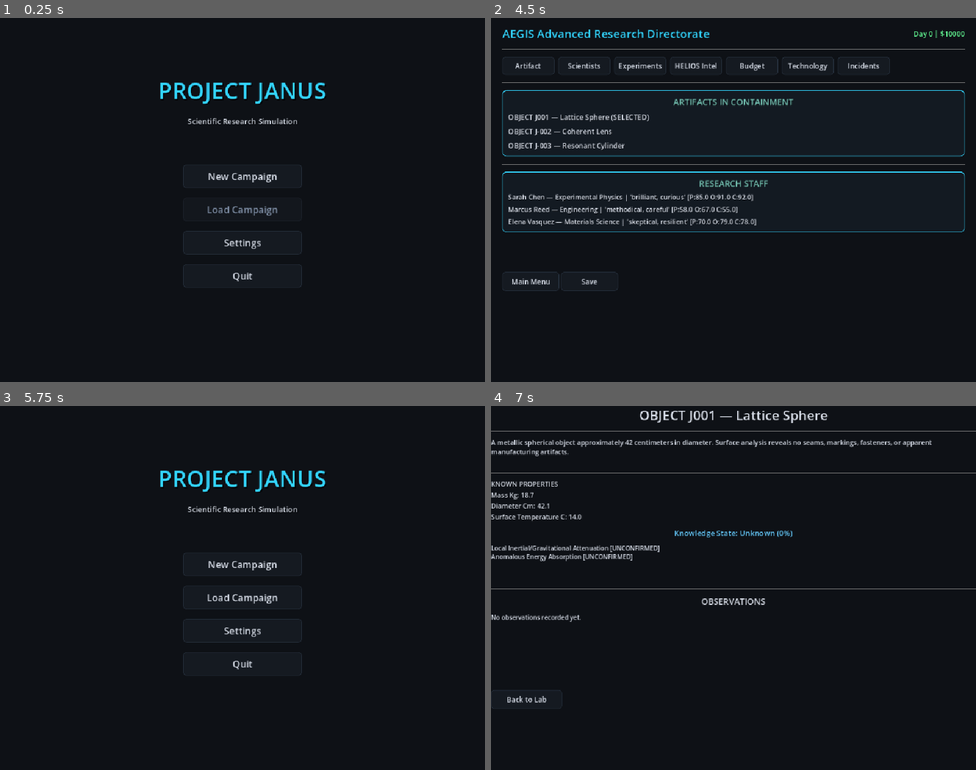
Above: before the commit, frames 1-4 (two rows, left to right).
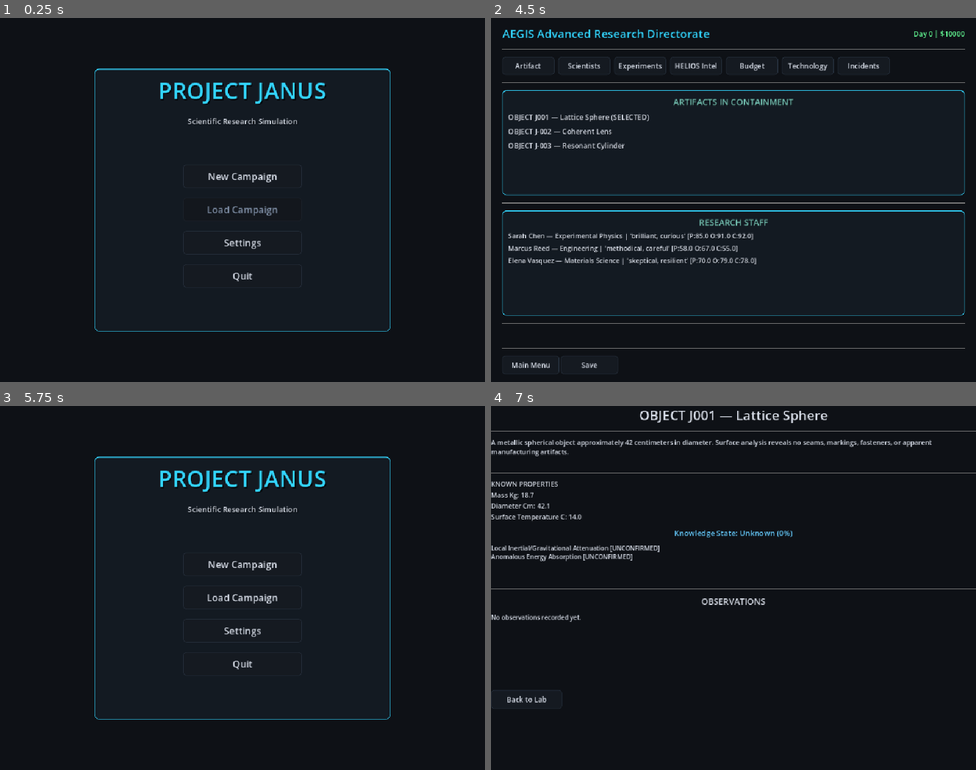
Above: after the commit, the same moments.

Repository: lutecian/project-janus
Game: Godot game, scene res://scenes/main/main_menu.tscn
Same seed, same stepped clock (60 frames per second), same inputs: the game is played once before the commit and once after it.
Inputs:
- Up to frame 1 (0.25 s): no input
- Up to frame 2 (4.5 s): click "Settings" at 0.5 s; click "Back to Menu" at 1.25 s; click "New Campaign" at 2 s; click "Back" at 2.75 s; click "New Campaign" at 3.5 s; click "Begin Campaign" at 4.25 s
- Up to frame 3 (5.75 s): click "Main Menu" at 5 s
- Up to frame 4 (7 s): click "Load Campaign" at 5.75 s; click "Artifact" at 6.5 s

The runs differ from the first frame. In frame 1, 0.6% of the frame differs, in the area x 19-81%, y 13-87%; in frame 2, 5.8%, in the area x 2-98%, y 36-98%; in frame 3, 0.6%; in frame 4, nothing differs.

Commit message:
JANUS 0.2 art polish: accent-carded main menu, vertical-fill laboratory hub; add screenshot harness

Diff:
--- a/scenes/laboratory/laboratory.tscn
+++ b/scenes/laboratory/laboratory.tscn
@@ -25,6 +25,7 @@
 
 [node name="VBox" type="VBoxContainer" parent="MarginContainer"]
 layout_mode = 2
+size_flags_vertical = 3
 theme_override_constants/separation = 14
 
 [node name="header_row" type="HBoxContainer" parent="MarginContainer/VBox"]
@@ -92,6 +93,7 @@
 
 [node name="artifacts_panel" type="PanelContainer" parent="MarginContainer/VBox"]
 layout_mode = 2
+size_flags_vertical = 3
 theme_type_variation = &"accent_card"
 
 [node name="artifacts_vbox" type="VBoxContainer" parent="MarginContainer/VBox/artifacts_panel"]
@@ -114,6 +116,7 @@
 
 [node name="scientists_panel" type="PanelContainer" parent="MarginContainer/VBox"]
 layout_mode = 2
+size_flags_vertical = 3
 theme_type_variation = &"accent_card"
 
 [node name="scientists_vbox" type="VBoxContainer" parent="MarginContainer/VBox/scientists_panel"]
--- a/scenes/main/main_menu.gd
+++ b/scenes/main/main_menu.gd
@@ -1,11 +1,11 @@
 extends Control
 
-@onready var btn_new: Button = $VBox/btn_new_campaign
-@onready var btn_load: Button = $VBox/btn_load_campaign
-@onready var btn_settings: Button = $VBox/btn_settings
-@onready var btn_quit: Button = $VBox/btn_quit
-@onready var title_label: Label = $VBox/title_label
-@onready var status_label: Label = $VBox/status_label
+@onready var btn_new: Button = $Card/VBox/btn_new_campaign
+@onready var btn_load: Button = $Card/VBox/btn_load_campaign
+@onready var btn_settings: Button = $Card/VBox/btn_settings
+@onready var btn_quit: Button = $Card/VBox/btn_quit
+@onready var title_label: Label = $Card/VBox/title_label
+@onready var status_label: Label = $Card/VBox/status_label
 
 var _confirm_dialog: ConfirmationDialog
 
--- a/scenes/main/main_menu.tscn
+++ b/scenes/main/main_menu.tscn
@@ -11,20 +11,26 @@
 grow_vertical = 2
 script = ExtResource("1_script")
 
-[node name="VBox" type="VBoxContainer" parent="."]
+[node name="Card" type="PanelContainer" parent="."]
 layout_mode = 1
 anchors_preset = 15
 anchor_right = 1.0
 anchor_bottom = 1.0
 offset_left = 200.0
-offset_top = 150.0
+offset_top = 120.0
 offset_right = -200.0
-offset_bottom = -150.0
+offset_bottom = -120.0
 grow_horizontal = 2
 grow_vertical = 2
+theme_type_variation = &"accent_card"
+
+[node name="VBox" type="VBoxContainer" parent="Card"]
+layout_mode = 2
+size_flags_horizontal = 3
+size_flags_vertical = 3
 theme_override_constants/separation = 20
 
-[node name="title_label" type="Label" parent="VBox"]
+[node name="title_label" type="Label" parent="Card/VBox"]
 layout_mode = 2
 theme_override_font_sizes/font_size = 48
 theme_override_colors/font_color = Color(0.2, 0.84, 1, 1)
@@ -34,51 +40,51 @@
 text = "PROJECT JANUS"
 horizontal_alignment = 1
 
-[node name="Subtitle" type="Label" parent="VBox"]
+[node name="Subtitle" type="Label" parent="Card/VBox"]
 layout_mode = 2
 theme_override_font_sizes/font_size = 16
 text = "Scientific Research Simulation"
 horizontal_alignment = 1
 
-[node name="Spacer" type="Control" parent="VBox"]
+[node name="Spacer" type="Control" parent="Card/VBox"]
 layout_mode = 2
 custom_minimum_size = Vector2(0, 40)
 size_flags_vertical = 3
 
-[node name="btn_new_campaign" type="Button" parent="VBox"]
+[node name="btn_new_campaign" type="Button" parent="Card/VBox"]
 layout_mode = 2
 custom_minimum_size = Vector2(250, 50)
 size_flags_horizontal = 4
 theme_override_font_sizes/font_size = 20
 text = "New Campaign"
 
-[node name="btn_load_campaign" type="Button" parent="VBox"]
+[node name="btn_load_campaign" type="Button" parent="Card/VBox"]
 layout_mode = 2
 custom_minimum_size = Vector2(250, 50)
 size_flags_horizontal = 4
 theme_override_font_sizes/font_size = 20
 text = "Load Campaign"
 
-[node name="btn_settings" type="Button" parent="VBox"]
+[node name="btn_settings" type="Button" parent="Card/VBox"]
 layout_mode = 2
 custom_minimum_size = Vector2(250, 50)
 size_flags_horizontal = 4
 theme_override_font_sizes/font_size = 20
 text = "Settings"
 
-[node name="btn_quit" type="Button" parent="VBox"]
+[node name="btn_quit" type="Button" parent="Card/VBox"]
 layout_mode = 2
 custom_minimum_size = Vector2(250, 50)
 size_flags_horizontal = 4
 theme_override_font_sizes/font_size = 20
 text = "Quit"
 
-[node name="Spacer2" type="Control" parent="VBox"]
+[node name="Spacer2" type="Control" parent="Card/VBox"]
 layout_mode = 2
 custom_minimum_size = Vector2(0, 20)
 size_flags_vertical = 3
 
-[node name="status_label" type="Label" parent="VBox"]
+[node name="status_label" type="Label" parent="Card/VBox"]
 layout_mode = 2
 theme_override_font_sizes/font_size = 14
 text = ""
--- /dev/null
+++ b/tests/screenshot_harness.gd
@@ -0,0 +1,94 @@
+extends Node
+
+# Visual verification harness: launches windowed (so rendering actually happens),
+# loads each UI screen, waits for it to settle, saves a screenshot, then quits.
+# Expected usage: godot.exe --path <repo> res://tests/screenshot_harness.tscn
+
+var shot_dir := "C:/Users/lutec/AppData/Local/Temp/opencode/shots"
+
+var screens: Array = [
+	{"path": "res://scenes/main/main_menu.tscn", "state": false},
+	{"path": "res://scenes/campaign/campaign_creation.tscn", "state": false},
+	{"path": "res://scenes/laboratory/laboratory.tscn", "state": true},
+	{"path": "res://scenes/budget/budget.tscn", "state": true},
+	{"path": "res://scenes/technology/technology.tscn", "state": true},
+	{"path": "res://scenes/incidents/incident_reports.tscn", "state": true},
+	{"path": "res://scenes/experiment/experiment_selection.tscn", "state": true},
+	{"path": "res://scenes/experiment/scientist_detail.tscn", "state": true},
+	{"path": "res://scenes/experiment/artifact_detail.tscn", "state": true},
+	{"path": "res://scenes/experiment/helios_intel.tscn", "state": true},
+	{"path": "res://scenes/settings/settings.tscn", "state": true},
+]
+
+var _idx := 0
+var _current: Node = null
+
+func _ready():
+	DirAccess.make_dir_recursive_absolute(shot_dir)
+	_seed_realistic()
+	_call_next.call_deferred()
+
+func _seed_realistic():
+	GameState.initialize_new_campaign({"name": "Visual Check"})
+	GameState.select_artifact(0)
+	GameState.seed = 777
+	GameState._rng.seed = 777
+	GameState.elapsed_days = 8.0
+	GameState.knowledge["progress"] = 48
+	GameState.knowledge["state"] = "suspected"
+	GameState.knowledge["observations"] = [
+		{"content": "Large amounts of energy enter the environment but sphere temperature remains nearly constant.", "type": "active", "confidence": "high", "discovery_hint": "energy_absorption"},
+		{"content": "Mass fluctuates by 2.3% at low frequency.", "type": "active", "confidence": "medium", "discovery_hint": "grav_nullification"},
+		{"content": "Electromagnetic exposure at resonance range affects gravitational measurements.", "type": "active", "confidence": "high", "discovery_hint": "grav_attenuation"},
+		{"content": "Acoustic sensors detect no internal vibration or resonance.", "type": "passive", "confidence": "medium"},
+		{"content": "Object mass reads consistently across multiple measurement attempts.", "type": "passive", "confidence": "low", "discovery_hint": "energy_absorption"}
+	]
+	for d in GameState.discoveries:
+		(d as Dictionary)["state"] = "suspected"
+	GameState.helios["progress"] = 46
+	GameState.helios["artifact_name"] = "Crystalline Matrix"
+	GameState.helios["thresholds_hit"] = [15, 30]
+	GameState.intelligence_reports = [
+		{"day": 2, "threshold": 15, "text": "Rival teams have begun low-level analysis of local artifacts.", "helios_progress": 15},
+		{"day": 6, "threshold": 30, "text": "HELIOS has escalated funding; expect accelerated progress.", "helios_progress": 33}
+	]
+	GameState.budget["funds"] = 8750
+	GameState.budget["spent"] = 11500
+	GameState.budget["funding_received"] = 6500
+	GameState.budget["events_received"] = ["discovery_suspected"]
+	GameState.experiment_history = [
+		{"experiment_id": "EXP_HEATING", "experiment_name": "Heating", "scientist_id": "chen", "scientist_name": "Sarah Chen", "observations": [], "knowledge_gain": 4, "quality": 0.62, "day": 1.0, "narrative": "Sarah Chen heated the artifact and recorded an anomalous thermal response.", "relevant_skill": "physics"},
+		{"experiment_id": "EXP_EM_LOW", "experiment_name": "Electromagnetic Exposure — Low Frequency", "scientist_id": "vasquez", "scientist_name": "Elena Vasquez", "observations": [], "knowledge_gain": 3, "quality": 0.71, "day": 2.0, "narrative": "Elena Vasquez observed a low-frequency mass fluctuation.", "relevant_skill": "physics"},
+		{"experiment_id": "EXP_EM_RESONANCE", "experiment_name": "Electromagnetic Exposure — Resonance Range", "scientist_id": "chen", "scientist_name": "Sarah Chen", "observations": [], "knowledge_gain": 6, "quality": 0.68, "day": 3.0, "narrative": "Resonance-range exposure altered gravitational measurements.", "relevant_skill": "physics"},
+		{"experiment_id": "EXP_ACOUSTIC", "experiment_name": "Acoustic Resonance", "scientist_id": "vasquez", "scientist_name": "Elena Vasquez", "observations": [], "knowledge_gain": 3, "quality": 0.59, "day": 4.0, "narrative": "No acoustic resonance detected.", "relevant_skill": "engineering"}
+	]
+	GameState.incidents = [
+		{"id": "INC_EQUIPMENT_FAILURE", "name": "Equipment Failure", "description": "A surge damaged the spectrometer array.", "severity": "moderate", "day": 3, "mitigated": false},
+		{"id": "INC_TEST", "name": "Power Surge", "description": "A transient surge damaged instrumentation. Field Stabilizer reduced the impact.", "severity": "minor", "day": 6, "mitigated": true}
+	]
+	GameState.unlocked_technologies = ["TECH_THERMAL_CONTAINMENT"]
+	GameState.confirmed_discoveries = []
+
+func _call_next():
+	if _idx >= screens.size():
+		print("SHOTS_DONE -> " + shot_dir)
+		get_tree().quit()
+		return
+	var entry: Dictionary = screens[_idx]
+	var pack: PackedScene = load(entry["path"])
+	_current = pack.instantiate()
+	get_tree().root.add_child(_current)
+	await get_tree().process_frame
+	await get_tree().process_frame
+	_capture(_idx, entry["path"])
+	_current.queue_free()
+	_idx += 1
+	_call_next()
+
+func _capture(idx: int, path: String):
+	var root := get_tree().root
+	var img := root.get_texture().get_image()
+	var name := (path.get_file().get_basename())
+	var file := "%s/%02d_%s.png" % [shot_dir, idx, name]
+	img.save_png(file)
+	print("SHOT %s = %s" % [name, file])
--- /dev/null
+++ b/tests/screenshot_harness.tscn
@@ -0,0 +1,6 @@
+[gd_scene load_steps=2 format=3]
+
+[ext_resource type="Script" path="res://tests/screenshot_harness.gd" id="1_script"]
+
+[node name="ScreenshotHarness" type="Node"]
+script = ExtResource("1_script")
